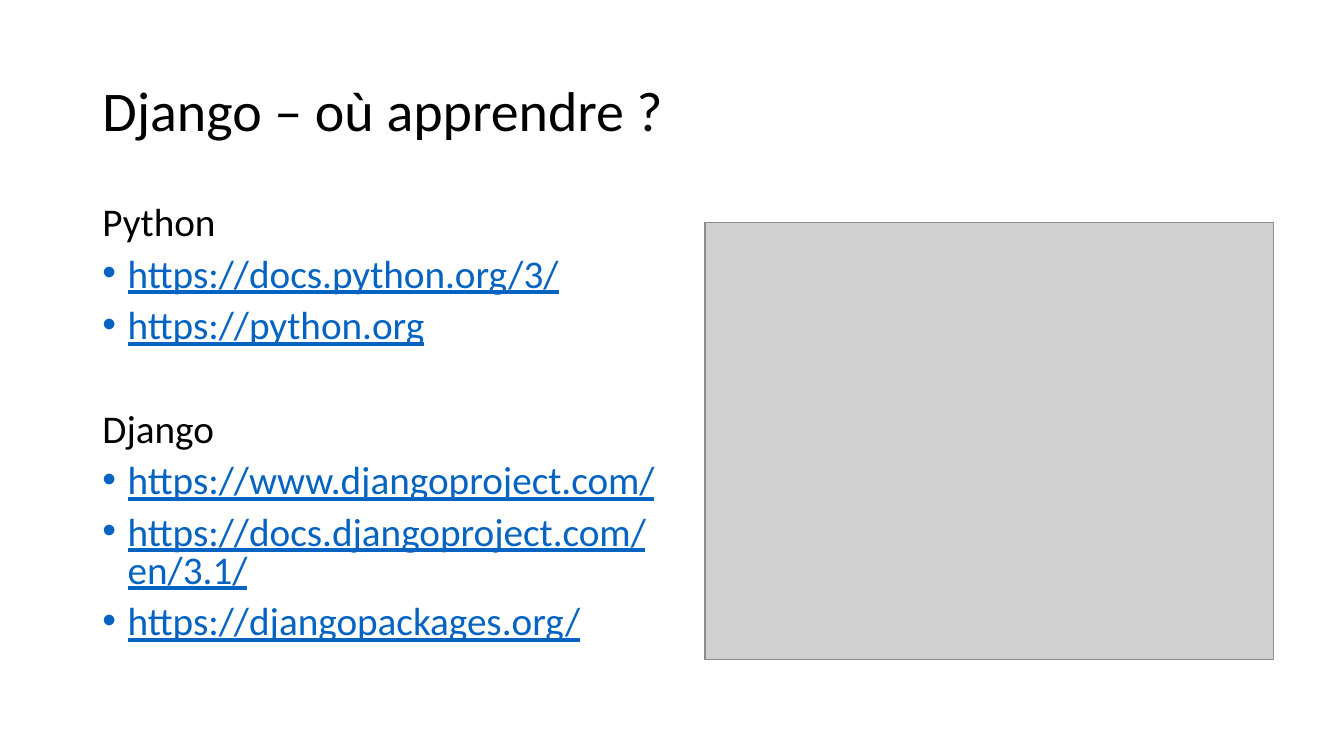
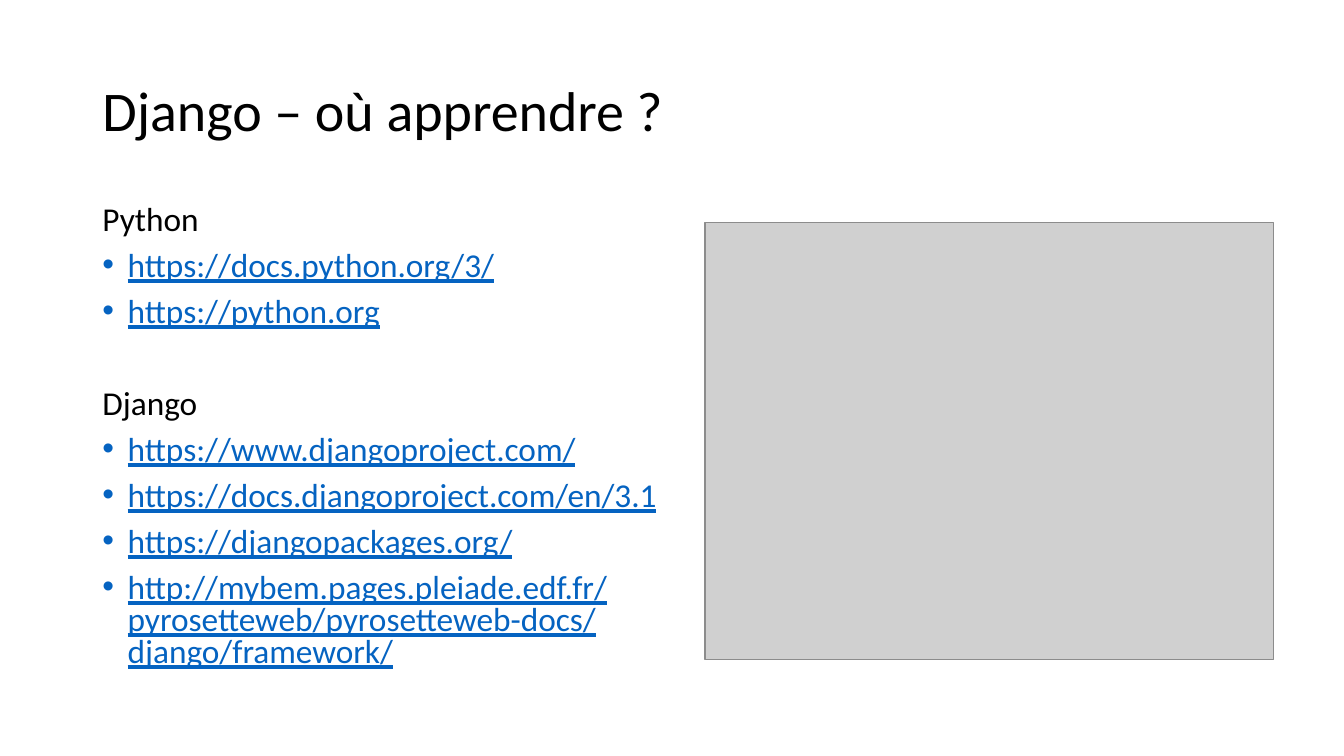
Before and after one commit to elyasha/django-getting-started, a slide deck: slide 6 of workshop1-django.pptx. Drawn at 1344x756 pixels with LibreOffice and Linux fonts; fonts in the diff are those of the drawing; grey boxes stand for pictures. Boxes give left, top, right and bottom in pixels: in the first picture for what was removed or moved away, otherwise in the second. Text is boxed around its words. In the diff, an @@ line names an element or a change of style, - is before the commit and + after.

Commit message:
Updated workshop1-django

```diff
--- a/workshop1-django.pptx
+++ b/workshop1-django.pptx
@@ text at (x1=102, y1=208, x2=576, y2=559): size 28 to 23.8 pt in "Python", "https://docs.python.org/3/", "https://python.org", "Django" and 2 more places @@
@@ text at (x1=128, y1=484, x2=657, y2=513): text changed; size 28 to 23.8 pt @@
-• https://docs.djangoproject.com/en/3.1/
+• https://docs.djangoproject.com/en/3.1
@@ text at (x1=128, y1=576, x2=607, y2=669): paragraph added @@
+• http://mybem.pages.pleiade.edf.fr/pyrosetteweb/pyrosetteweb-docs/django/framework/
```
